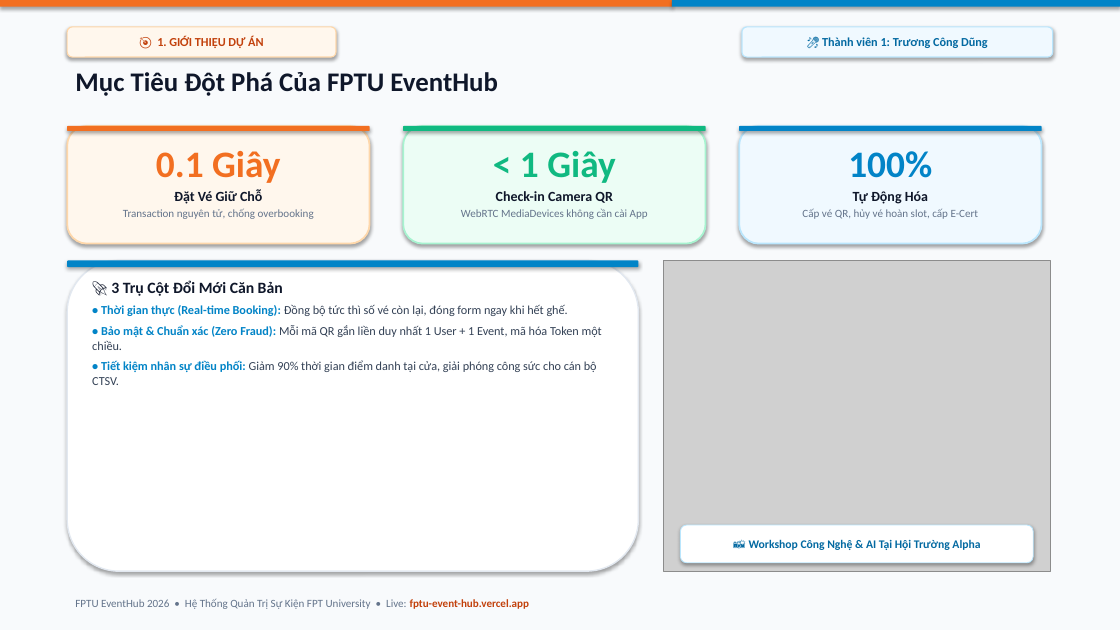
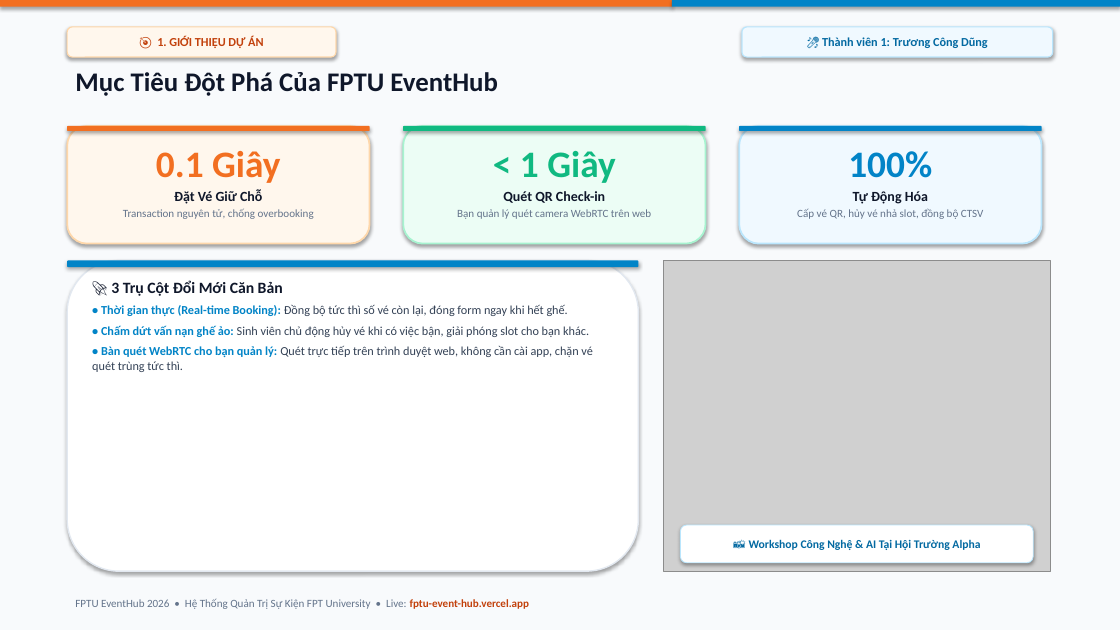
Before and after one commit to CongDung0506/FPTU-EventHub, a slide deck: slide 4 of SLIDE_THUYET_TRINH_FPTU_EVENTHUB_CANVA_BRIGHT.pptx. Drawn at 1120x630 pixels with LibreOffice and Linux fonts; fonts in the diff are those of the drawing; grey boxes stand for pictures. Boxes give left, top, right and bottom in pixels: in the first picture for what was removed or moved away, otherwise in the second. Text is boxed around its words. In the diff, an @@ line names an element or a change of style, - is before the commit and + after.

```diff
--- a/SLIDE_THUYET_TRINH_FPTU_EVENTHUB_CANVA_BRIGHT.pptx
+++ b/SLIDE_THUYET_TRINH_FPTU_EVENTHUB_CANVA_BRIGHT.pptx
@@ text at <box>457,191,651,219</box>: text changed @@
-Check-in Camera QR
-WebRTC MediaDevices không cần cài App
+Quét QR Check-in
+Bạn quản lý quét camera WebRTC trên web
@@ text at <box>797,209,984,219</box>: text changed @@
-Cấp vé QR, hủy vé hoàn slot, cấp E-Cert
+Cấp vé QR, hủy vé nhả slot, đồng bộ CTSV
@@ text at <box>92,325,592,372</box>: text changed @@
-• Bảo mật & Chuẩn xác (Zero Fraud): Mỗi mã QR gắn liền duy nhất 1 User + 1 Event, mã hóa Token một chiều.
-• Tiết kiệm nhân sự điều phối: Giảm 90% thời gian điểm danh tại cửa, giải phóng công sức cho cán bộ CTSV.
+• Chấm dứt vấn nạn ghế ảo: Sinh viên chủ động hủy vé khi có việc bận, giải phóng slot cho bạn khác.
+• Bàn quét WebRTC cho bạn quản lý: Quét trực tiếp trên trình duyệt web, không cần cài app, chặn vé quét trùng tức thì.
```
Also in this commit, not shown: 2 other slides changed, 7 other files.
